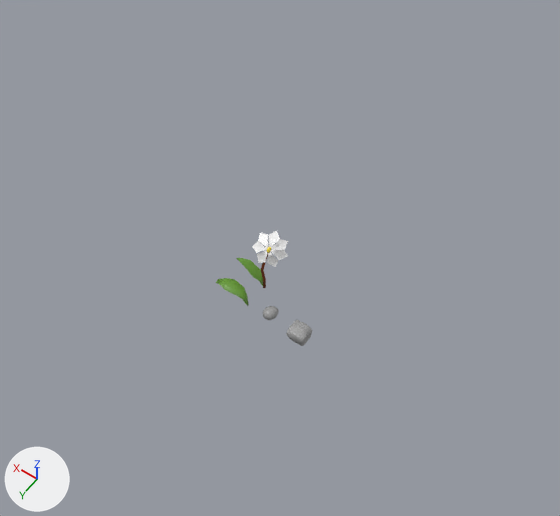
The Blender file art/environment.blend: old version first, new version second.
Rendered twice from a 50 mm lens placed at (4.1, 21.6, 35.9), pointed at (17.7, 2.6, 6.2). The lights are fixed; the arrows at lower left show +X, +Y and +Z.

Names of what the first picture shows: 'flower.001', 'grass_blade.001'.
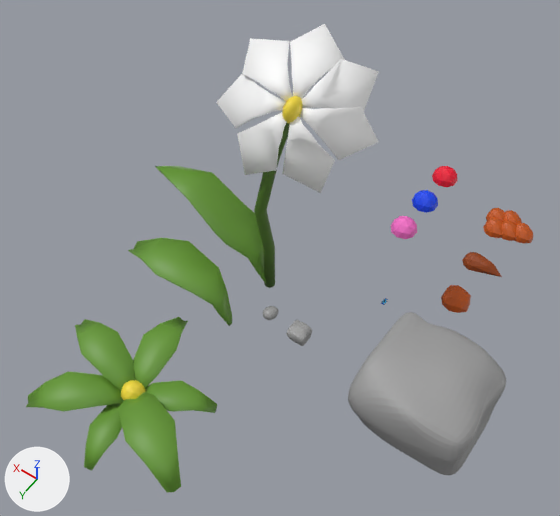
Changed parts and their boxes [x1, y1, x2, y2] in the pictures (560 x 516 px):
'flower.001', moved, rescaled, modifiers changed (325% wider, 357% taller): before [236, 231, 288, 288]; after [155, 24, 379, 288]
'simple_rock.003', added: after [348, 312, 506, 476]
'plant.001', added (green): after [26, 317, 217, 493]
'grass_blade.001', moved, rescaled (209% wider, 207% taller): before [216, 278, 249, 306]; after [128, 238, 232, 326]
'sap.003', added (orange): after [483, 208, 533, 243]
'sap.001', added (brown): after [441, 285, 471, 313]
'sap.002', added (brown): after [462, 252, 502, 277]
'bubblegum.003', added (pink): after [391, 216, 417, 239]
'bubblegum.001', added (blue): after [412, 190, 438, 213]
'bubblegum.002', added (red): after [432, 166, 457, 187]

Patch to the scene script:
```diff
--- a/art/environment.blend.py
+++ b/art/environment.blend.py
@@ me_plane_002 @@
 me_plane_002.from_pydata(...)  # 21 vertices, 11 faces; spans x 0.0..2.2, y 0.05..0.93, z 0.0..1.01
+# me_plane_002 part 1: the whole mesh is moved by (0.0, -0.5, 0.0)
 me_plane_002.materials.append(mat_palette256_001)
@@ me_sphere @@
 me_sphere.from_pydata(...)  # 775 vertices, 723 faces; spans x -0.92..2.04, y -0.97..0.75, z -3.03..0.53
+# me_sphere part 2: the whole mesh is moved by (-0.08, -0.42, 3.02)
 me_sphere.materials.append(mat_palette256)
@@ ob_grass_blade_001 @@
 ob_grass_blade_001 = bpy.data.objects.new('grass_blade.001', me_plane_002)
-ob_grass_blade_001.location = (19.95, 2.0, 0.0)
+ob_grass_blade_001.location = (19.95, 4.06, 0.0)
+ob_grass_blade_001.scale = (3.11, 3.11, 3.11)
 _m = ob_grass_blade_001.modifiers.new('Solidify', 'SOLIDIFY')
@@ ob_flower_001 @@
 ob_flower_001 = bpy.data.objects.new('flower.001', me_sphere)
-ob_flower_001.location = (19.89, 0.52, 3.03)
+ob_flower_001.location = (19.89, 0.52, 0.0)
+ob_flower_001.scale = (3.94, 3.94, 3.94)
+_m = ob_flower_001.modifiers.new('Solidify', 'SOLIDIFY')
@@ ob_sap_001 @@
+ob_sap_001 = bpy.data.objects.new('sap.001', me_icosphere_010)  # 26 vertices, 40 faces; spans x -0.301..0.272, y -0.288..0.286, z -0.02..0.286; in mat_palette256 (picture img_palette256_png)
+ob_sap_001.location = (10.67, -4.53, 0.0)
+ob_sap_001.scale = (2.85, 2.85, 2.85)
@@ ob_simple_rock_003 @@
+ob_simple_rock_003 = bpy.data.objects.new('simple_rock.003', me_cube_002)  # 84 vertices, 89 faces; spans x -0.574..0.574, y -0.572..0.595, z -0.009..0.814; in mat_palette256 (picture img_palette256_png); modifiers SUBSURF
+ob_simple_rock_003.location = (8.92, 2.47, 0.0)
+ob_simple_rock_003.scale = (5.5, 5.5, 5.5)
@@ ob_sap_002 @@
+ob_sap_002 = bpy.data.objects.new('sap.002', me_icosphere_009)  # 24 vertices, 37 faces; spans x -0.812..0.272, y -0.286..0.286, z 0.0..0.286; in mat_palette256 (picture img_palette256_png)
+ob_sap_002.location = (11.08, -7.57, 0.0)
+ob_sap_002.scale = (2.25, 2.25, 2.25)
@@ ob_bubblegum_002 @@
+ob_bubblegum_002 = bpy.data.objects.new('bubblegum.002', me_icosphere_008)  # 26 vertices, 40 faces; spans x -0.272..0.272, y -0.286..0.286, z 0.0..0.286; in mat_palette256 (picture img_palette256_png)
+ob_bubblegum_002.location = (15.68, -12.65, 0.0)
+ob_bubblegum_002.scale = (2.85, 2.85, 2.85)
@@ ob_bubblegum_001 @@
+ob_bubblegum_001 = bpy.data.objects.new('bubblegum.001', me_icosphere_007)  # 26 vertices, 40 faces; spans x -0.272..0.272, y -0.286..0.286, z 0.0..0.286; in mat_palette256 (picture img_palette256_png)
+ob_bubblegum_001.location = (15.68, -10.05, 0.0)
+ob_bubblegum_001.scale = (2.85, 2.85, 2.85)
@@ ob_sap_003 @@
+ob_sap_003 = bpy.data.objects.new('sap.003', me_icosphere_005)  # 130 vertices, 200 faces; spans x -0.734..0.598, y -0.316..0.753, z -0.013..0.297; in mat_palette256 (picture img_palette256_png)
+ob_sap_003.location = (10.69, -11.65, 0.0)
+ob_sap_003.scale = (2.31, 2.31, 2.31)
@@ ob_bubblegum_003 @@
+ob_bubblegum_003 = bpy.data.objects.new('bubblegum.003', me_icosphere_001)  # 26 vertices, 40 faces; spans x -0.272..0.272, y -0.286..0.286, z 0.0..0.286; in mat_palette256 (picture img_palette256_png)
+ob_bubblegum_003.location = (15.68, -7.45, 0.0)
+ob_bubblegum_003.scale = (2.85, 2.85, 2.85)
@@ ob_plant_001 @@
+ob_plant_001 = bpy.data.objects.new('plant.001', me_plane_003)  # 168 vertices, 146 faces; spans x -1.84..2.2, y -1.96..2.18, z -0.01..1.39; in mat_palette256_001 (picture img_palette256_png_001), mat_palette256 (picture img_palette256_png); modifiers SOLIDIFY
+ob_plant_001.location = (20.86, 10.78, 0.0)
+ob_plant_001.rotation_euler = (-0.105, 0.11, 0.627)  # degrees (-6, 6.3, 36)
+ob_plant_001.scale = (2.36, 2.36, 2.36)
```
